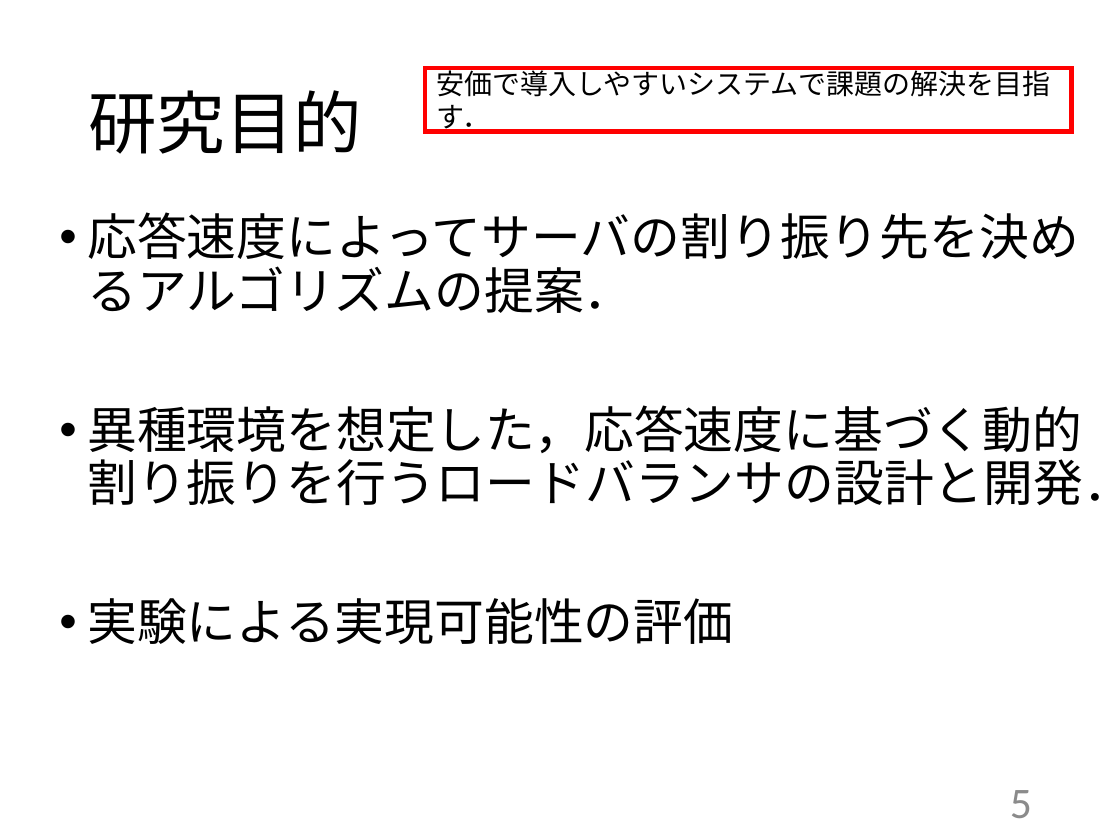
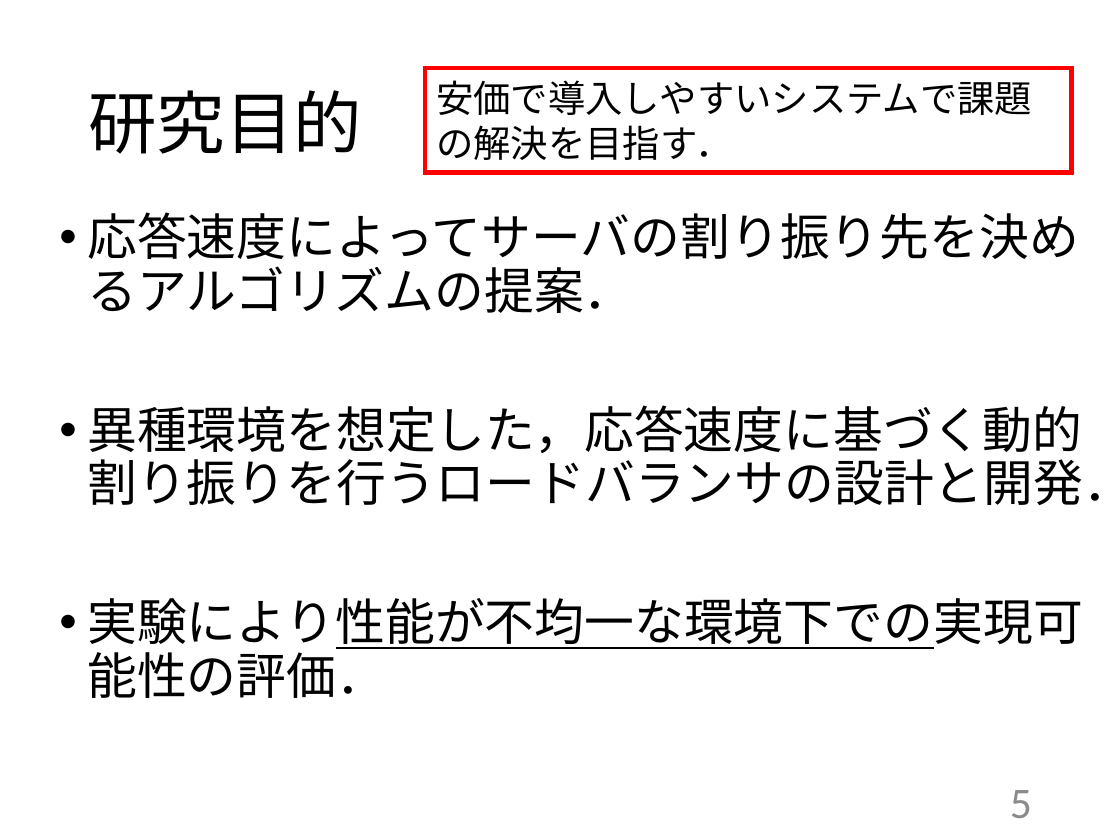
Before and after one commit to kait-takanolab/1821086_matsuo_thesis, a slide deck: slide 5 of 発表用/1821086_卒業研究発表会.pptx. Drawn at 1120x840 pixels with LibreOffice and Linux fonts; fonts in the diff are those of the drawing. Boxes give left, top, right and bottom in pixels: in the first picture for what was removed or moved away, otherwise in the second. Text is boxed around its words. In the diff, an @@ line names an element or a change of style, - is before the commit and + after.

```diff
--- a/発表用/1821086_卒業研究発表会.pptx
+++ b/発表用/1821086_卒業研究発表会.pptx
@@ rectangle "安価で導入しやすいシステムで課題の解決を目指す．": place and size @@
-rectangle "安価で導入しやすいシステムで課題の解決を目指す．" at bbox=[426, 68, 1072, 132]
+rectangle "安価で導入しやすいシステムで課題の解決を目指す．" at bbox=[426, 68, 1072, 172]
@@ rectangle "安価で導入しやすいシステムで課題の解決を目指す．" at bbox=[426, 68, 1072, 172]: size 18 to 24 pt @@
@@ text at bbox=[87, 598, 1083, 698]: text changed @@
-• 実験による実現可能性の評価
+• 実験により性能が不均一な環境下での実現可能性の評価．
```
Also in this commit, not shown: 8 other slides changed, 1 other file.
